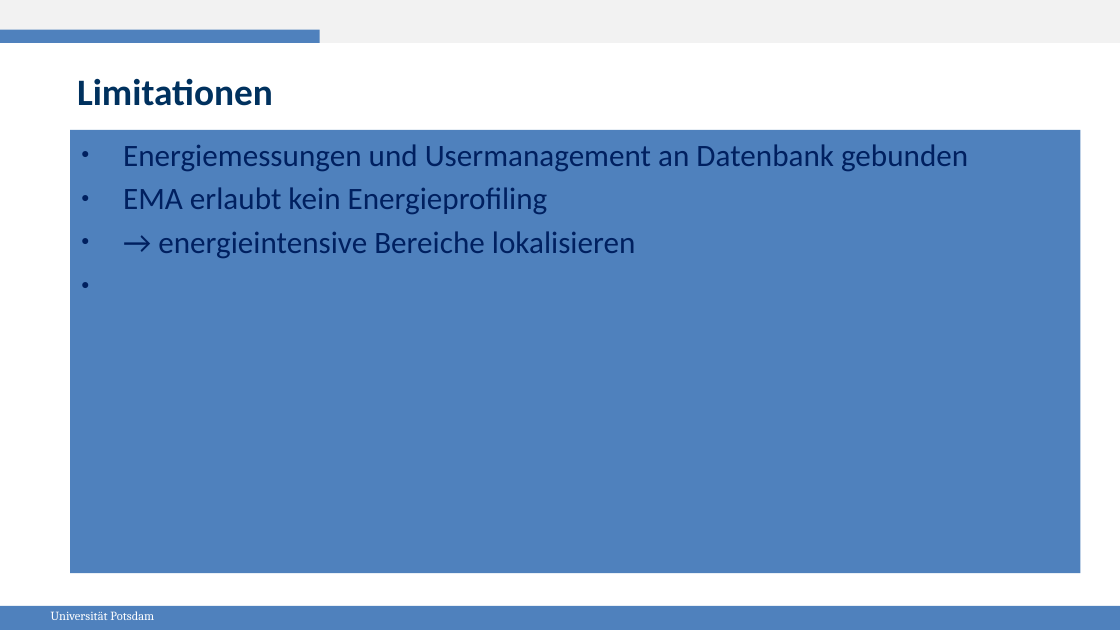
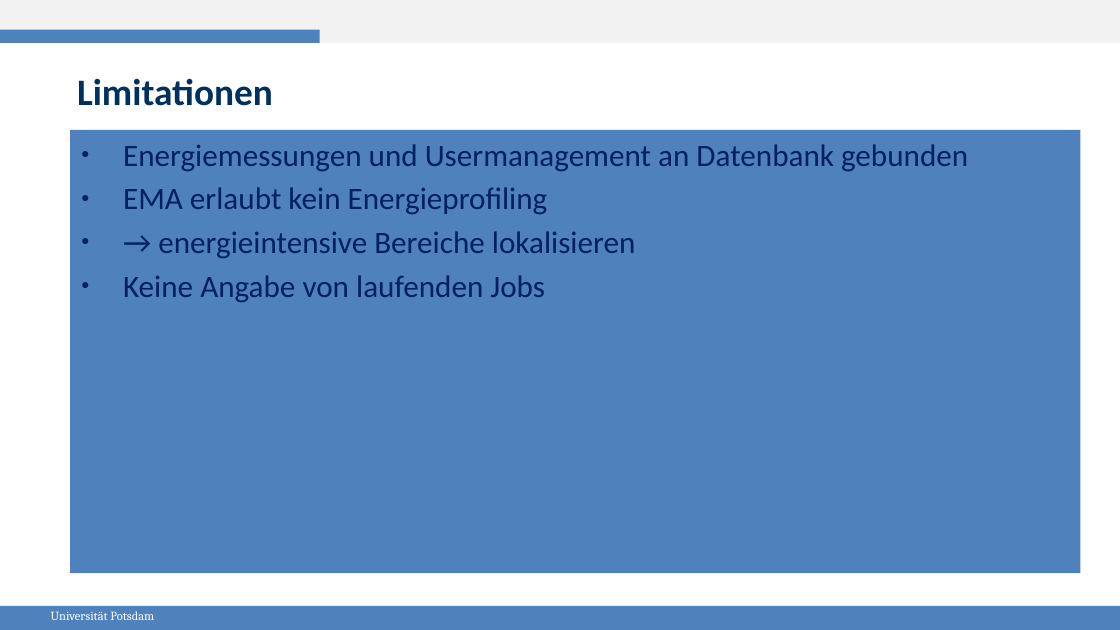
Before and after one commit to gespel/EPSA, a slide deck: slide 12 of praesi.odp. Drawn at 1120x630 pixels with LibreOffice and Linux fonts; fonts in the diff are those of the drawing. Boxes give left, top, right and bottom in pixels: in the first picture for what was removed or moved away, otherwise in the second. Text is boxed around its words. In the diff, an @@ line names an element or a change of style, - is before the commit and + after.

```diff
--- a/praesi.odp
+++ b/praesi.odp
@@ text in rectangle at [123,275,545,302]: paragraph added @@
+● Keine Angabe von laufenden Jobs
```
Also in this commit, not shown: 3 slides added.
